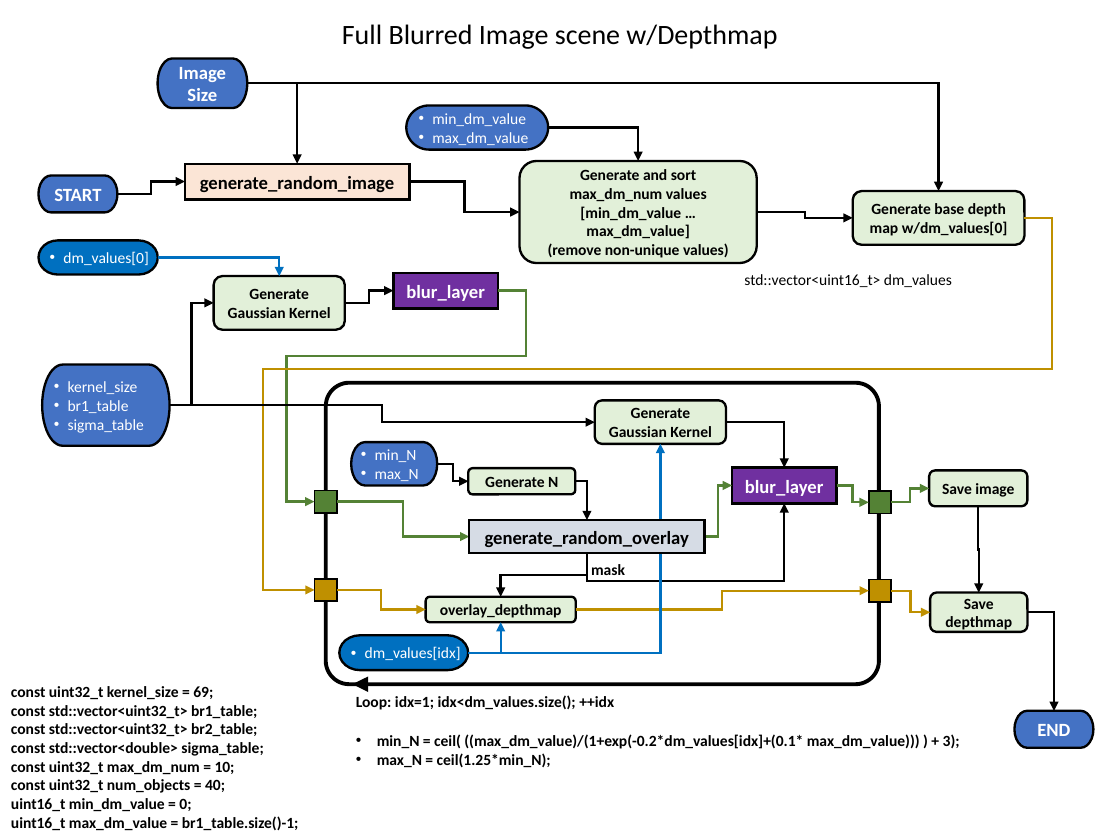
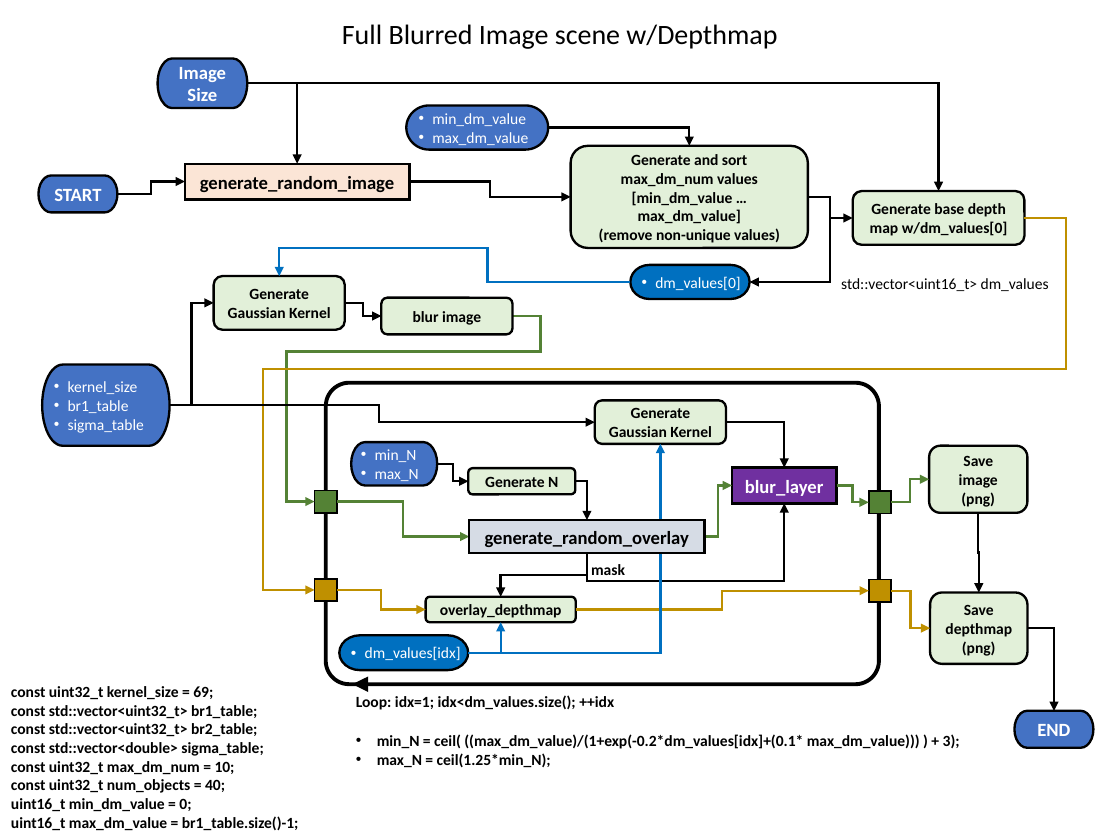
Before and after one commit to NSWC-Crane/playground, a slide deck: slide 5 of blur_process.pptx. Drawn at 1120x840 pixels with LibreOffice and Linux fonts; fonts in the diff are those of the drawing. Boxes give left, top, right and bottom in pixels: in the first picture for what was removed or moved away, otherwise in the second. Text is boxed around its words. In the diff, an @@ line names an element or a change of style, - is before the commit and + after.

```diff
--- a/blur_process.pptx
+++ b/blur_process.pptx
@@ elbow arrow moved from (548, 128) - (638, 161) to (548, 128) - (689, 146) @@
@@ rounded rectangle "Generate and sort max_dm_num values": place and size @@
-rounded rectangle "Generate and sort max_dm_num values" at (520, 161, 757, 263)
+rounded rectangle "Generate and sort max_dm_num values" at (570, 146, 808, 248)
@@ elbow arrow moved from (410, 181) - (520, 212) to (410, 181) - (570, 197) @@
@@ elbow arrow added from (808, 197) to (749, 282), #000000 1.5 pt @@
@@ elbow arrow moved from (757, 212) - (852, 218) to (808, 197) - (852, 218) @@
@@ elbow arrow (1025, 218) - (315, 590): route changed @@
@@ elbow arrow moved from (158, 258) - (279, 276) to (631, 282) - (279, 276) @@
@@ pill shape "dm_values[0]": place and size @@
-pill shape "dm_values[0]" at (38, 241, 158, 274)
+pill shape "dm_values[0]" at (631, 265, 750, 299)
@@ text "std::vector<uint16_t> dm_values": place and size @@
-text "std::vector<uint16_t> dm_values" at (744, 274, 952, 287)
+text "std::vector<uint16_t> dm_values" at (841, 278, 1049, 291)
@@ rounded rectangle added at (381, 298, 512, 335), fill #E2F0D9, outline #000000 1.5 pt, 10 pt, text #000000, bold @@
+blur image
@@ rectangle removed at (393, 273, 497, 309) @@
-blur_layer
@@ elbow arrow moved from (498, 290) - (315, 502) to (513, 316) - (315, 502) @@
@@ elbow arrow moved from (345, 302) - (393, 290) to (345, 302) - (381, 316) @@
@@ elbow arrow (169, 405) - (595, 422): route changed @@
@@ rounded rectangle "Save image": place and size @@
-rounded rectangle "Save image" at (930, 470, 1028, 506)
+rounded rectangle "Save image" at (930, 446, 1028, 513)
@@ elbow arrow moved from (892, 503) - (930, 488) to (892, 503) - (930, 479) @@
@@ text in rounded rectangle at (961, 492, 995, 507): paragraph added @@
+(png)
@@ elbow arrow moved from (979, 506) - (979, 592) to (979, 513) - (979, 592) @@
@@ elbow arrow moved from (892, 590) - (930, 613) to (892, 590) - (930, 628) @@
@@ rounded rectangle "Save depthmap": place and size @@
-rounded rectangle "Save depthmap" at (930, 592, 1027, 632)
+rounded rectangle "Save depthmap" at (930, 592, 1027, 664)
@@ elbow arrow moved from (1027, 613) - (1054, 711) to (1027, 628) - (1054, 711) @@
@@ text in rounded rectangle at (962, 641, 996, 656): paragraph added @@
+(png)
```
